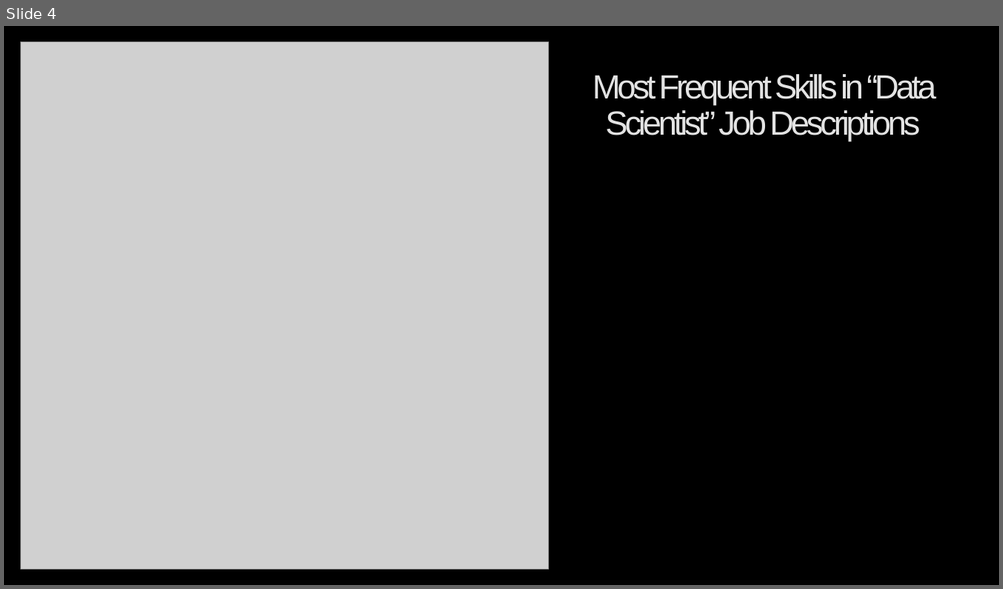
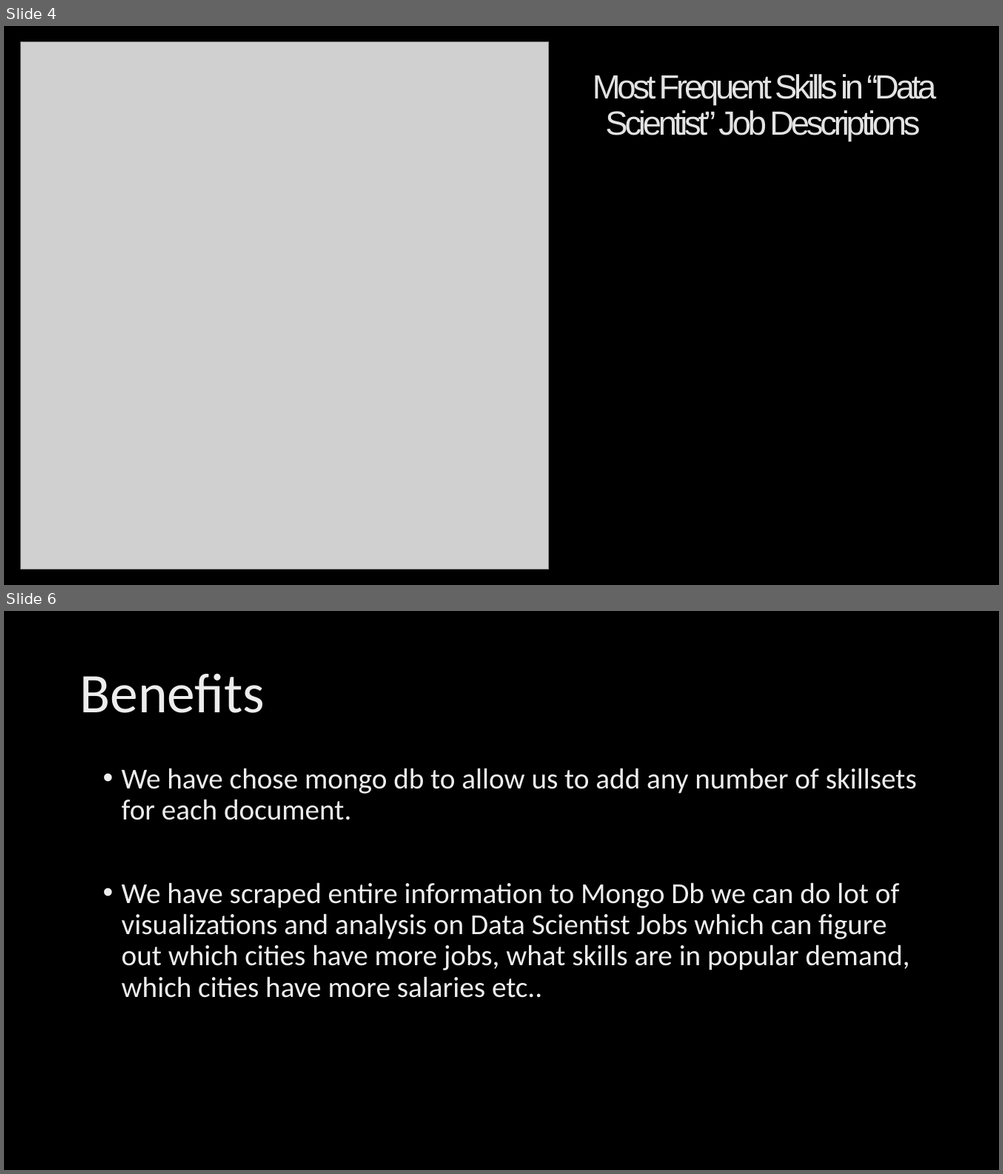
Before and after one commit to Jobs-etlproject/etlproject, a slide deck: glassdoor_etl_project.pptx. Shown one above the other, each under a label of ours: slide 4 before the commit, slides 4 and 6 after it; the slides between them are not shown. The pictures are 1003x589 and 1003x1174 pixels, drawn with LibreOffice and Linux fonts; fonts in the diff are those of the drawing; grey boxes stand for pictures; background and template pictures are left out. Boxes give left, top, right and bottom in pixels: in the first picture for what was removed or moved away, otherwise in the second. Text is boxed around its words. In the diff, an @@ line names an element or a change of style, - is before the commit and + after.

```diff
--- a/glassdoor_etl_project.pptx
+++ b/glassdoor_etl_project.pptx
@@ slide 6 added at box(4, 611, 999, 1170), background picture (left out) @@
@@ title added at box(79, 673, 264, 713), 54 pt, text gradient #BFBFBF to #EDEDED to #FFFFFF @@
+Benefits
@@ text added at box(122, 768, 916, 998), 28 pt, text gradient #BFBFBF to #EDEDED to #FFFFFF @@
+• We have chose mongo db to allow us to add any number of skillsets for each document.
+• We have scraped entire information to Mongo Db we can do lot of visualizations and analysis on Data Scientist Jobs which can figure out which cities have more jobs, what skills are in popular demand, which cities have more salaries etc..
```
Also in this commit, not shown: 1 other slide added.
